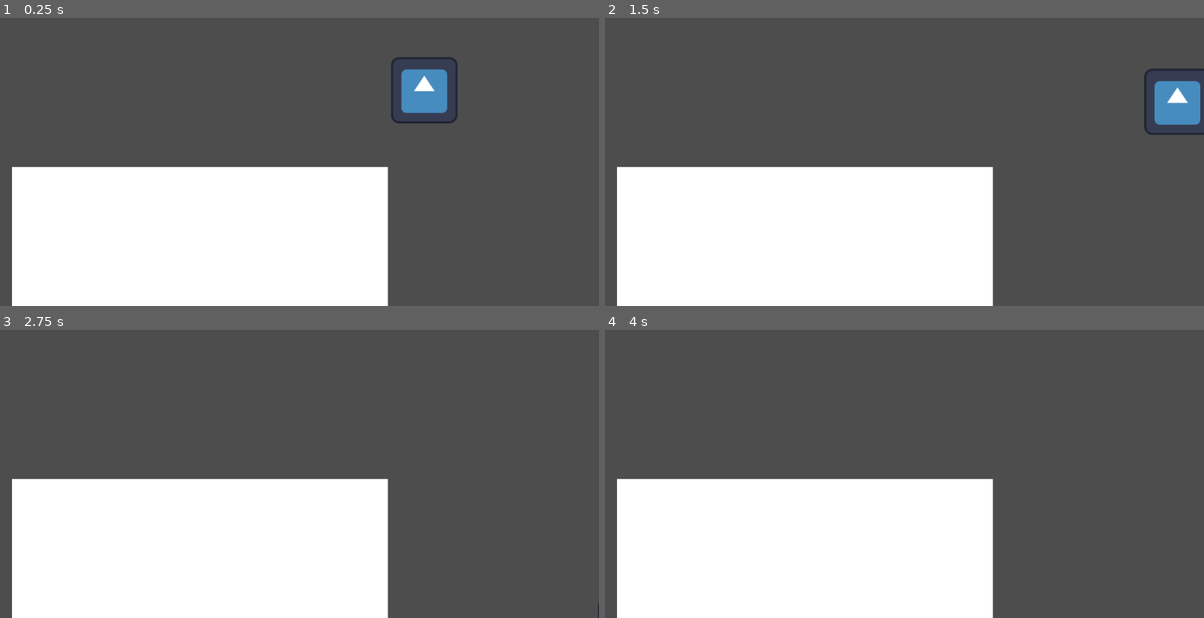
Above: before the commit, frames 1-4 (two rows, left to right).
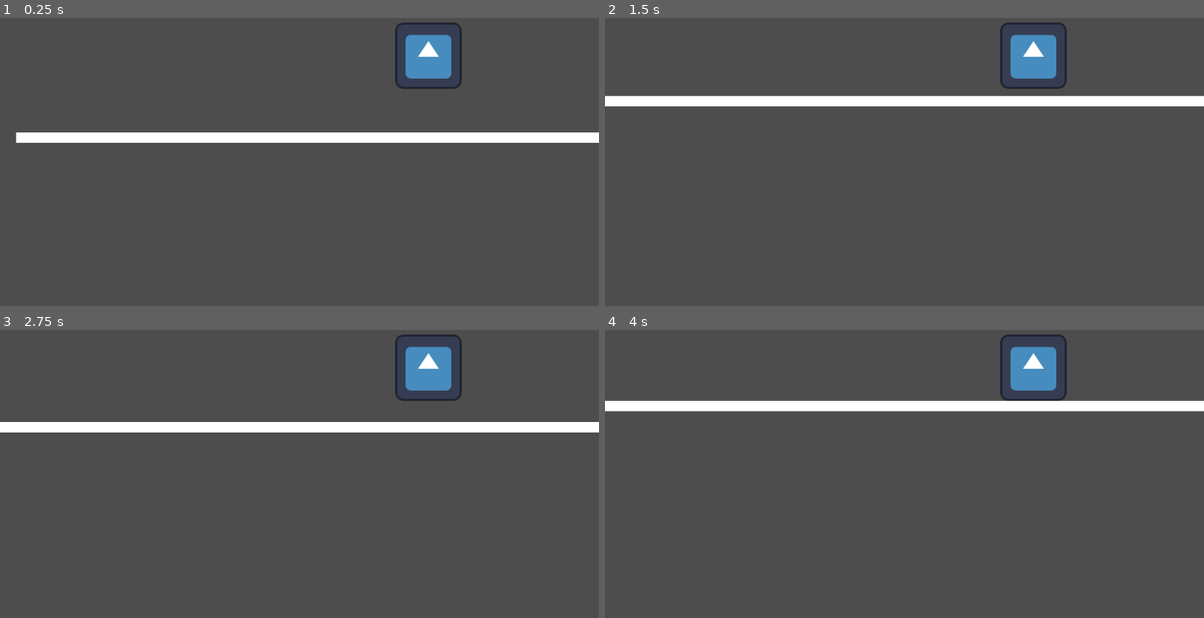
Above: after the commit, the same moments.

Repository: einhadner85/godot_test
Game: Godot game, scene res://main.tscn
The game is run twice, just before and just after one commit, with the same random seed, the same clock (stepped at 60 frames per second) and the same inputs. The project has no main scene, so this scene is started directly. The engine's default icon, where the game draws it, is replaced by a stand-in: a white triangle on a blue panel in a dark square.
Inputs:
- Up to frame 1 (0.25 s): no input
- Up to frame 2 (1.5 s): tap Enter (ui_accept) at 0.5, 0.6, 0.77, 1.07, 1.35 s; hold Right (ui_right) from 0.53 s (still down)
- Up to frame 3 (2.75 s): tap Enter (ui_accept) at 1.52, 1.82, 2.1 s; release Right (ui_right) at 2.03 s; hold Left (ui_left) from 2.03 s (still down)
- Up to frame 4 (4 s): release Left (ui_left) at 2.78 s; hold Right (ui_right) from 2.78 s (still down); tap Enter (ui_accept) at 2.85, 3.02, 3.32, 3.6, 3.77 s

The runs differ from the first frame. In frame 1, 36% of the frame differs, in the area x 2-100%, y 1-100%; in frame 2, 37%, in the area x 0-100%, y 1-100%; in frame 3, 35%; in frame 4, 36%.

Commit message:
텍스쳐 값 수정

Diff:
--- a/main.tscn
+++ b/main.tscn
@@ -4,10 +4,10 @@
 [ext_resource type="Texture2D" uid="uid://b42eouw8fbhgx" path="res://icon.svg" id="2_h2yge"]
 
 [sub_resource type="RectangleShape2D" id="RectangleShape2D_1bvp3"]
-size = Vector2(1135, 664)
+size = Vector2(2000, 20)
 
 [sub_resource type="RectangleShape2D" id="RectangleShape2D_lquwl"]
-size = Vector2(131, 131.5)
+size = Vector2(128, 128)
 
 [node name="Main" type="Node2D" unique_id=1243958486]
 position = Vector2(568, 358)
@@ -17,12 +17,12 @@
 [node name="ColorRect" type="ColorRect" parent="Ground" unique_id=1080580999]
 offset_left = -545.0
 offset_top = 22.0
-offset_right = 178.0
-offset_bottom = 667.0
+offset_right = 1455.0
+offset_bottom = 42.0
 metadata/_edit_use_anchors_ = true
 
 [node name="CollisionShape2D" type="CollisionShape2D" parent="Ground" unique_id=382106314]
-position = Vector2(12.5, 340)
+position = Vector2(454, 32)
 shape = SubResource("RectangleShape2D_1bvp3")
 
 [node name="Player" type="CharacterBody2D" parent="." unique_id=229976336]
@@ -35,3 +35,5 @@
 [node name="CollisionShape2D" type="CollisionShape2D" parent="Player" unique_id=522375246]
 position = Vector2(247.5, -158.75)
 shape = SubResource("RectangleShape2D_lquwl")
+
+[node name="Camera2D" type="Camera2D" parent="Player" unique_id=2057834374]
--- a/player.gd
+++ b/player.gd
@@ -5,31 +5,54 @@
 const SPEED = 300.0
 const JUMP_VELOCITY = -400.0
 
+#점프 제한
+var max_jumps = 2
+var jump_count = 0
+
+# 디버깅
+var is_measuring_time = false  # 현재 시간을 재고 있는 중인지 체크하는 스위치
+var elapsed_time = 0.0         # 누적된 점프 시간을 저장할 변수
+
 # 프로젝트에 기본 설정된 중력 값을 가져와 변수에 저장해.
 var gravity = ProjectSettings.get_setting("physics/2d/default_gravity")
 
 # _physics_process는 게임이 실행되는 동안 매 프레임마다 물리 계산을 반복 실행하는 함수야.
 func _physics_process(delta):
-	# 1. 중력 적용하기
-	# is_on_floor()는 캐릭터가 바닥에 닿아있는지 확인하는 함수야.
-	# 바닥에 닿아있지 않다면(공중에 있다면), 중력을 더해서 아래로 떨어지게 해.
-	if not is_on_floor():
+	# 1. 공중에 떠 있는 동안 시간 누적하기
+	if is_measuring_time:
+		elapsed_time += delta # 매 프레임마다 걸린 시간(delta)을 더해줘.
+
+	# 2. 중력 및 바닥 확인
+	if is_on_floor():
+		jump_count = 0
+	else:
 		velocity.y += gravity * delta
 
-	# 2. 점프하기
-	# 'ui_accept'(기본값: 스페이스바)를 누르고, 바닥에 닿아있을 때만 점프해.
-	if Input.is_action_just_pressed("ui_accept") and is_on_floor():
+	# 3. 점프 로직 및 디버그 메시지 출력
+	if Input.is_action_just_pressed("ui_accept") and jump_count < max_jumps:
 		velocity.y = JUMP_VELOCITY
+		jump_count += 1
 
-	# 3. 좌우로 걷기
-	# 'ui_left'(왼쪽 방향키)와 'ui_right'(오른쪽 방향키)의 입력을 받아 캐릭터를 움직여.
+		# 첫 번째 점프를 시작할 때만 타이머를 작동시켜.
+		if jump_count == 1:
+			elapsed_time = 0.0          # 시간 초기화
+			is_measuring_time = true     # 타이머 작동 시작!
+			print("🚀 [디버그] 점프 시작! 타이머 가동.")
+		else:
+			print("🚀 [디버그] 공중에서 2단 점프 추가!")
+
+	# 4. 좌우 이동
 	var direction = Input.get_axis("ui_left", "ui_right")
 	if direction:
 		velocity.x = direction * SPEED
 	else:
-		# 키보드에서 손을 떼면 미끄러지지 않고 멈추도록 속도를 0으로 줄여줘.
 		velocity.x = move_toward(velocity.x, 0, SPEED)
 
-	# 4. 물리 계산 최종 적용
-	# 위에서 계산된 속도(velocity)를 바탕으로 캐릭터를 실제로 이동시키고 충돌을 처리해.
+	# 5. 물리 계산 적용 (이 함수가 실행되면서 바닥 충돌 여부가 업데이트돼)
 	move_and_slide()
+
+	# 6. 💡 착지 감지 및 최종 시간 출력
+	# 타이머가 켜져 있는 상태(공중이었음)인데, 방금 바닥(is_on_floor)에 떨어졌다면!
+	if is_measuring_time and is_on_floor():
+		print("[debug_0001] 착지 완료! 공중에 머문 시간: %.2f초" % [elapsed_time])
+		is_measuring_time = false # 착지했으니 타이머를 꺼줘.
